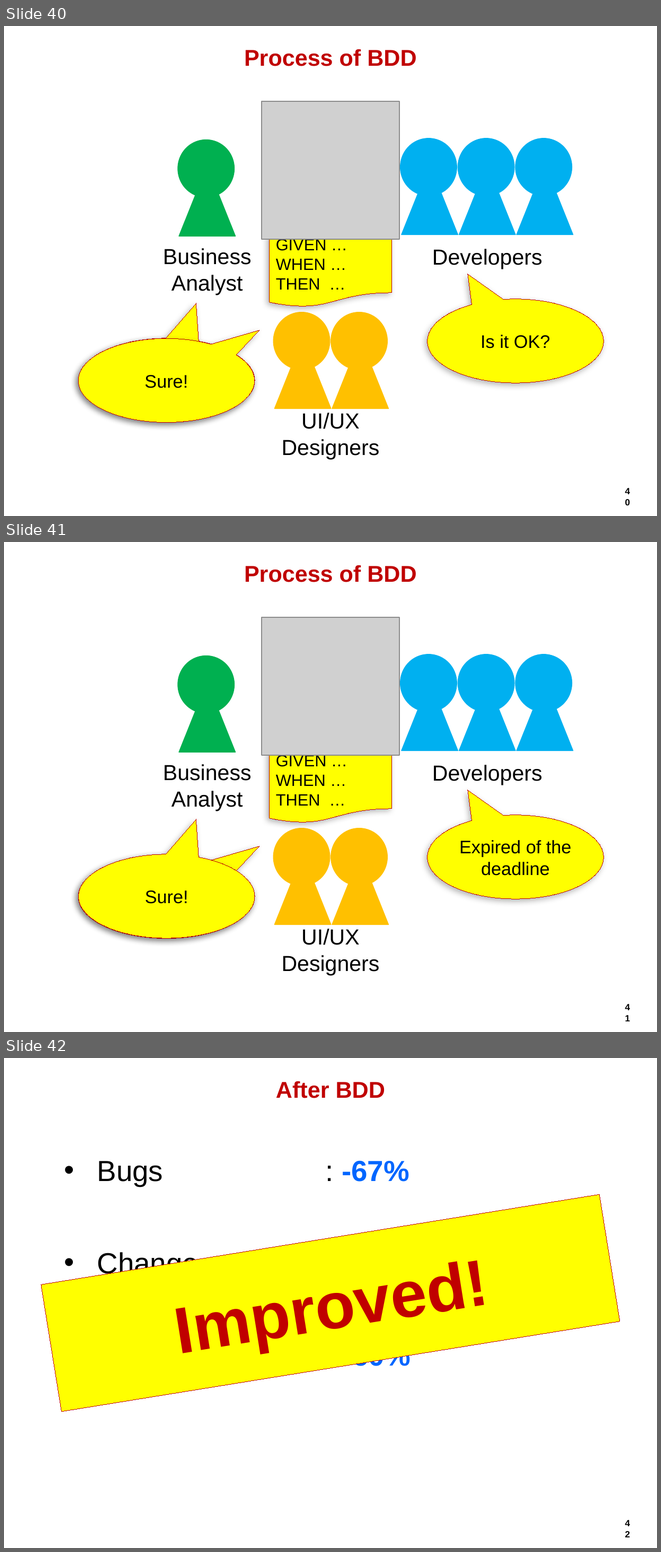
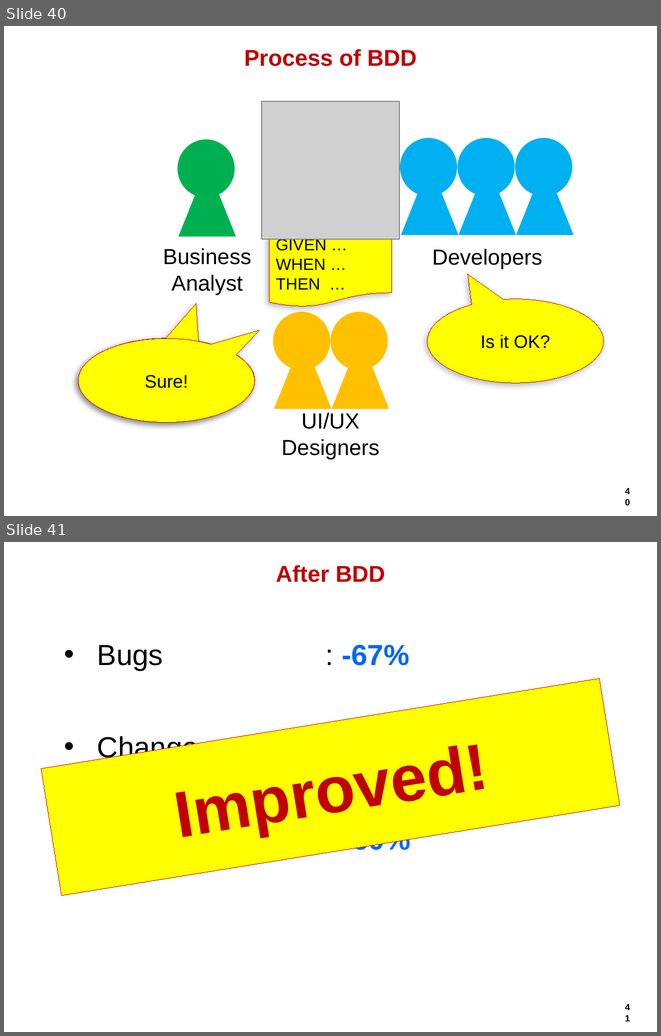
Before and after one commit to hageyahhoo/agile2014, a slide deck: presentations/TechnologyDrivenDevelopment.pptx. Shown one above the other, each under a label of ours: slides 40, 41 and 42 before the commit, slides 40 and 41 after it. The pictures are 661x1552 and 661x1036 pixels, drawn with LibreOffice and Linux fonts; fonts in the diff are those of the drawing; grey boxes stand for pictures; background and template pictures are left out. Boxes give left, top, right and bottom in pixels: in the first picture for what was removed or moved away, otherwise in the second. Text is boxed around its words. In the diff, an @@ line names an element or a change of style, - is before the commit and + after.

```diff
--- a/presentations/TechnologyDrivenDevelopment.pptx
+++ b/presentations/TechnologyDrivenDevelopment.pptx
@@ slide 41 removed at (4, 542, 657, 1032), background #FFFFFF; not listed: 1 template element that a slide beside it also shows @@
@@ title removed at (244, 565, 416, 582) @@
-Process of BDD
@@ picture removed at (261, 617, 399, 755) @@
@@ ellipse removed at (178, 655, 234, 713) @@
@@ group removed at (400, 654, 573, 785): 3 triangles, 3 ellipses, 1 text @@
-Developers
@@ triangle removed at (179, 682, 235, 752) @@
@@ text removed at (163, 764, 252, 811) @@
-Business
-Analyst
@@ flow chart document removed at (269, 751, 391, 823) @@
-GIVEN …
-WHEN …
-THEN …
@@ speech bubble removed at (427, 815, 603, 899) @@
-Expired of the
-deadline
@@ group removed at (274, 828, 388, 975): 2 triangles, 2 ellipses, 1 text @@
-UI/UX
-Designers
@@ speech bubble removed at (78, 854, 255, 938) @@
-MORE!
@@ speech bubble removed at (78, 854, 255, 938) @@
-Sure!
@@ what was slide 42 is now slide 41 @@
@@ page number at (618, 998, 637, 1016): text changed @@
-42
+41
```
Also in this commit, not shown: 1 slide added, 1 other slide removed.
